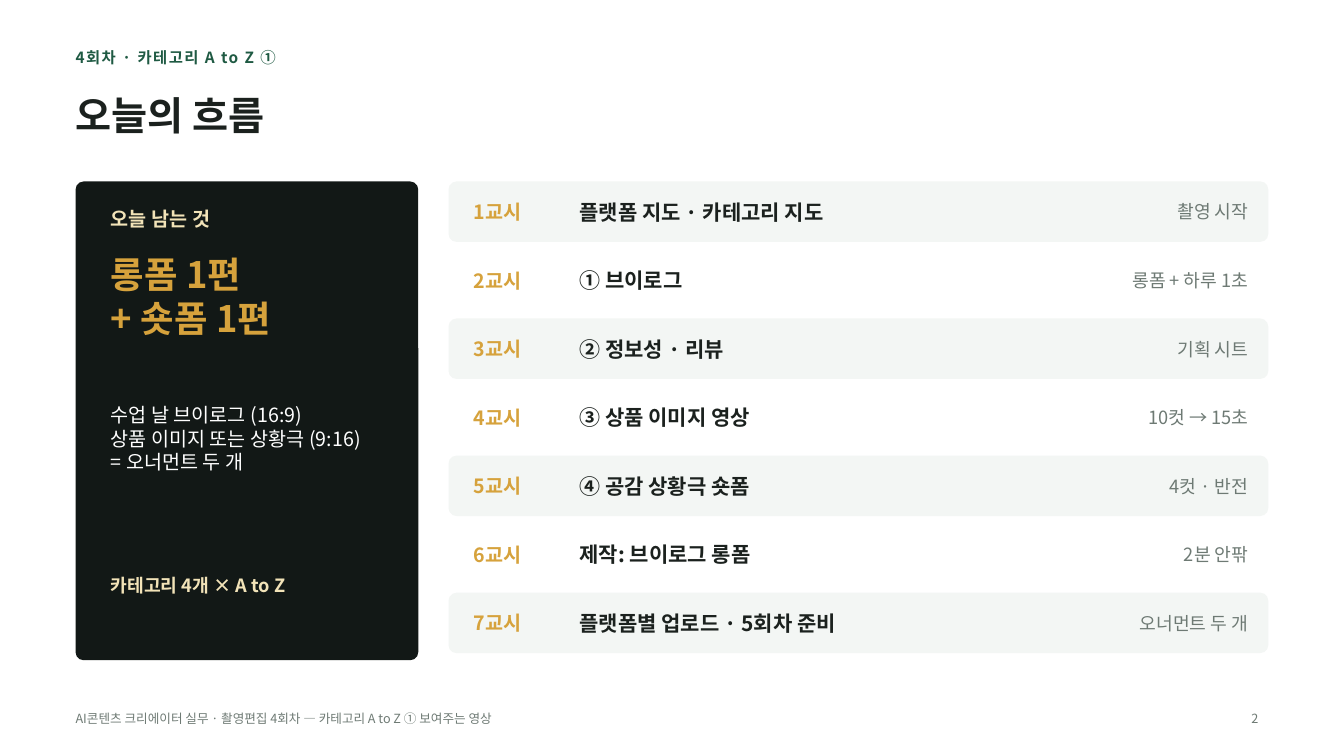
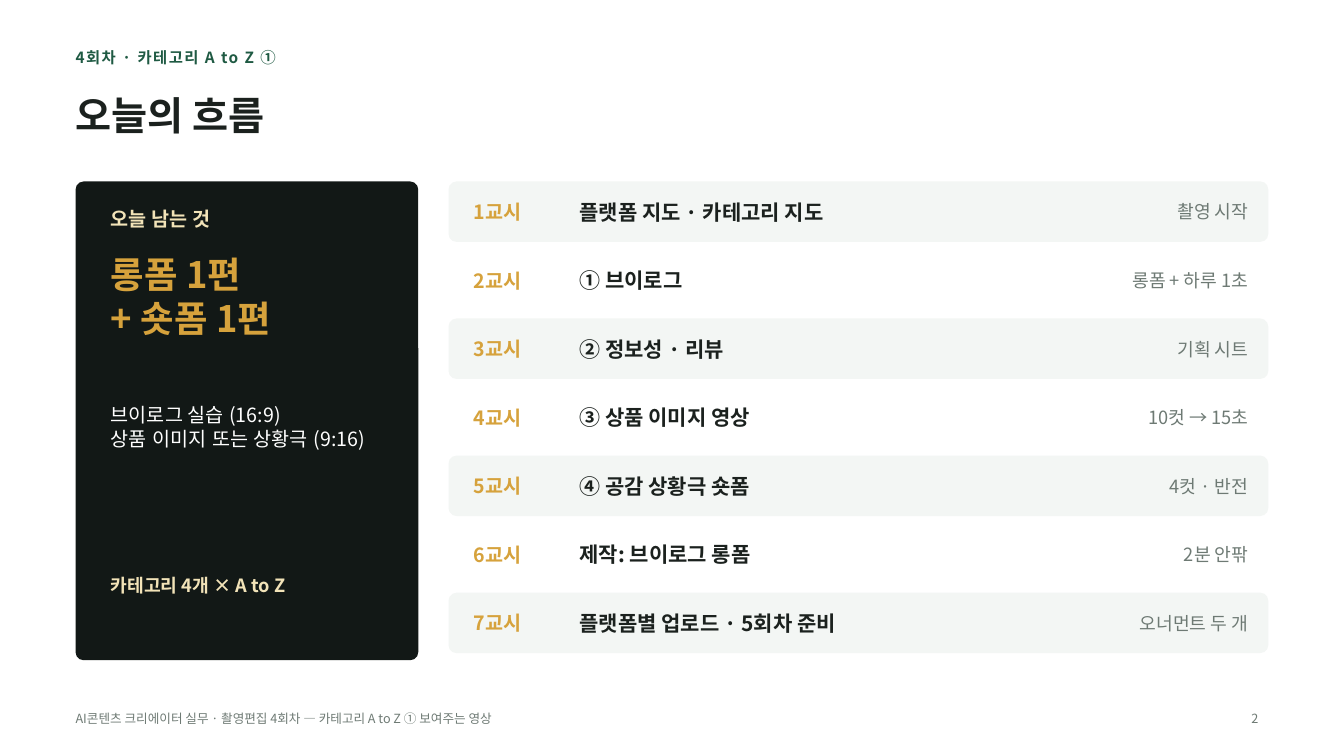
Before and after one commit to yujida/MARUBIT, a slide deck: slide 2 of lectures/04/4회차_카테고리AtoZ_보여주는영상_슬라이드.pptx. Drawn at 1344x756 pixels with LibreOffice and Linux fonts; fonts in the diff are those of the drawing. Boxes give left, top, right and bottom in pixels: in the first picture for what was removed or moved away, otherwise in the second. Text is boxed around its words. In the diff, an @@ line names an element or a change of style, - is before the commit and + after.

```diff
--- a/lectures/04/4회차_카테고리AtoZ_보여주는영상_슬라이드.pptx
+++ b/lectures/04/4회차_카테고리AtoZ_보여주는영상_슬라이드.pptx
@@ text at (x1=111, y1=405, x2=280, y2=426): text changed @@
-수업 날 브이로그 (16:9)
+브이로그 실습 (16:9)
@@ text at (x1=126, y1=452, x2=243, y2=471): paragraph removed @@
-= 오너먼트 두 개
```
Also in this commit, not shown: 20 other slides changed, 4 slides added, 2 slides removed, 4 other files.
